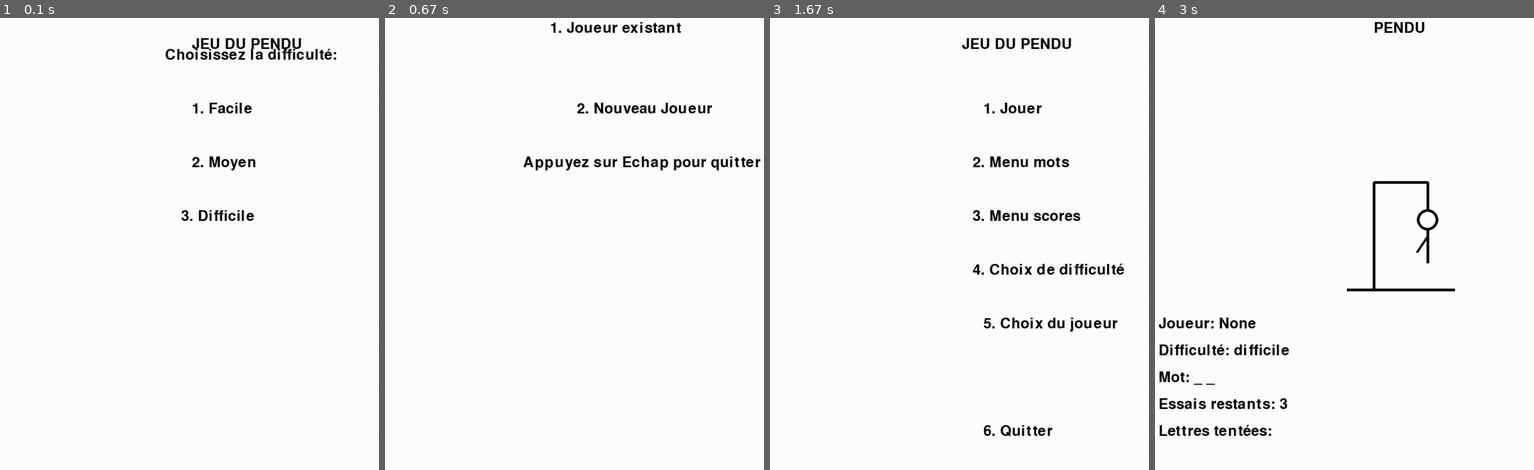
Above: before the commit, frames 1-4 (left to right).
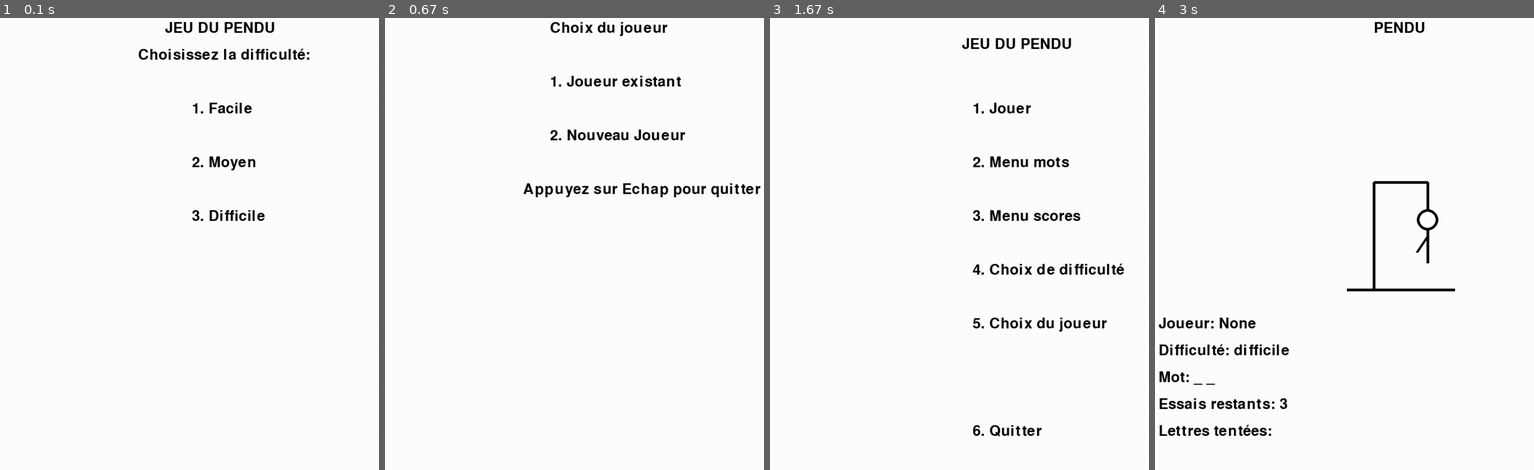
Above: after the commit, the same moments.

Repository: Hippolyte-Geslain/pendu
Game: pygame game, started from pendu_presque_final.py
Two runs of this game, one before a commit and one after it. Both use one fixed random seed, a clock stepped at 60 frames per second and the inputs below.
Inputs:
- Up to frame 1 (0.1 s): no input
- Up to frame 2 (0.67 s): tap 3 at 0.33 s
- Up to frame 3 (1.67 s): tap 1 at 0.67 s; tap Esc at 1.55 s
- Up to frame 4 (3 s): tap 2 at 1.88 s; type "an" at 2.22 s; type "n" at 2.42 s; tap Enter at 2.55 s; tap 1 at 2.77 s

The runs differ from the first frame. In frame 1, 1.8% of the frame differs, in the area x 36-89%, y 0-45%; in frame 2, 3.2%, in the area x 36-100%, y 0-40%; in frame 3, 1.1%; in frame 4, nothing differs.

Commit message:
dernier truc à rajouter = check si pas de joueurs

Diff:
--- a/pendu_presque_final.py
+++ b/pendu_presque_final.py
@@ -111,7 +111,7 @@
         for i, mot in enumerate(mots):
             afficher_texte(mot, 50, 100 + i * 40)
         afficher_texte("Appuyez sur Echap pour revenir au menu", 50, HEIGHT - 50, RED)
-        afficher_texte("Appuyez sur A pour ajouter un mot", 50, HEIGHT - 100, RED)
+        afficher_texte("Appuyez sur A pour ajouter un mot", 50, HEIGHT - 150, RED)
         afficher_texte("Appuyez sur E pour effacer les mots", 50, HEIGHT - 100, RED)
         pygame.display.flip()
 
@@ -222,7 +222,7 @@
         y_offset = 100
         for joueur, difficulte_scores in scores.items():
             afficher_texte(f"Joueur: {joueur}", 50, y_offset)
-            y_offset += 40
+            y_offset += 60
             for difficulte, joueur_scores in difficulte_scores.items():
                 afficher_texte(f"Difficulté: {difficulte}", 70, y_offset)
                 y_offset += 40
@@ -321,11 +321,11 @@
     clock = pygame.time.Clock()
     while True:
         screen.fill(WHITE)
-        afficher_texte("JEU DU PENDU", WIDTH // 2 - 100, 80) #WIDTH // 2 - 150 sert a centrer le texte
-        afficher_texte("Choisissez la difficulté:", WIDTH // 2 - 150, 100)
+        afficher_texte("JEU DU PENDU", WIDTH // 2 - 150, 50) #WIDTH // 2 - 150 sert a centrer le texte
+        afficher_texte("Choisissez la difficulté:", WIDTH // 2 - 200, 100)
         afficher_texte("1. Facile", WIDTH // 2 - 100, 200)
         afficher_texte("2. Moyen", WIDTH // 2 - 100, 300)
-        afficher_texte("3. Difficile", WIDTH // 2 - 120, 400)
+        afficher_texte("3. Difficile", WIDTH // 2 - 100, 400)
         pygame.display.flip()
 
         for event in pygame.event.get():
@@ -351,9 +351,10 @@
     clock = pygame.time.Clock()
     while True:
         screen.fill(WHITE)
-        afficher_texte("1. Joueur existant", WIDTH // 2 - 150, 50)
-        afficher_texte("2. Nouveau Joueur", WIDTH // 2 - 100, 200)
-        afficher_texte("Appuyez sur Echap pour quitter", WIDTH // 2 - 200, 300)
+        afficher_texte("Choix du joueur", WIDTH // 2 - 150, 50)
+        afficher_texte("1. Joueur existant", WIDTH // 2 - 150, 150)
+        afficher_texte("2. Nouveau Joueur", WIDTH // 2 - 150, 250)
+        afficher_texte("Appuyez sur Echap pour quitter", WIDTH // 2 - 200, 350)
         pygame.display.flip()
 
         for event in pygame.event.get():
@@ -413,7 +414,7 @@
         screen.fill(WHITE)
         afficher_texte("Choix du Joueur", 50, 50)
         for i, joueur in enumerate(joueurs, 1):
-            afficher_texte(f"Joueur {i}: {joueur}", 50, 100 + i * 40)
+            afficher_texte(f"Joueur {i}: {joueur}", 50, 100 + i * 50)
         afficher_texte("Appuyez sur Echap pour revenir au menu", 50, HEIGHT - 50, RED)
         pygame.display.flip()
 
@@ -444,12 +445,12 @@
     while True:
         screen.fill(WHITE) #.fill sert a
         afficher_texte("JEU DU PENDU", WIDTH // 2 - 100, 80) #WIDTH // 2 - 150 sert a centrer le texte
-        afficher_texte("1. Jouer", WIDTH // 2 - 60, 200)
+        afficher_texte("1. Jouer", WIDTH // 2 - 80, 200)
         afficher_texte("2. Menu mots", WIDTH // 2 - 80, 300)
         afficher_texte("3. Menu scores", WIDTH // 2 - 80, 400)
         afficher_texte("4. Choix de difficulté", WIDTH // 2 - 80, 500)
-        afficher_texte("5. Choix du joueur", WIDTH // 2 - 60, 600)
-        afficher_texte("6. Quitter", WIDTH // 2 - 60, 800)
+        afficher_texte("5. Choix du joueur", WIDTH // 2 - 80, 600)
+        afficher_texte("6. Quitter", WIDTH // 2 - 80, 800)
 
         pygame.display.flip() #pygame
 
--- a/scores.json
+++ /dev/null
@@ -1,14 +0,0 @@
-{
-    "joueur1": {
-        "facile": [
-            150
-        ],
-        "moyen": [],
-        "difficile": []
-    },
-    "test": {
-        "facile": [],
-        "moyen": [],
-        "difficile": []
-    }
-}
